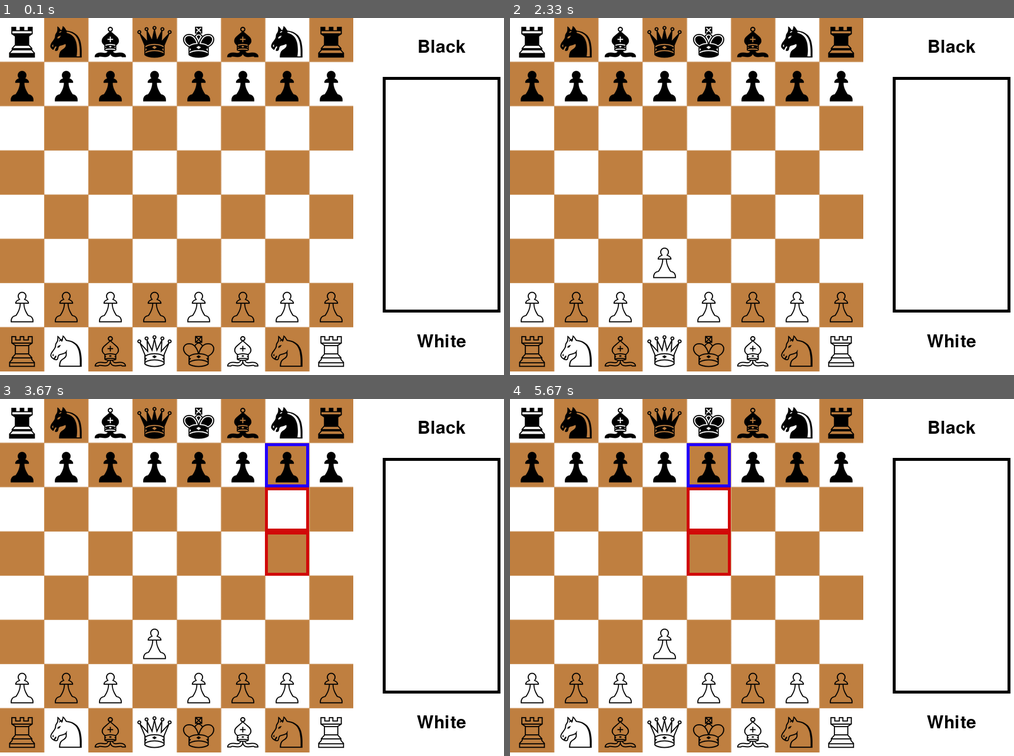
Above: before the commit, frames 1-4 (two rows, left to right).
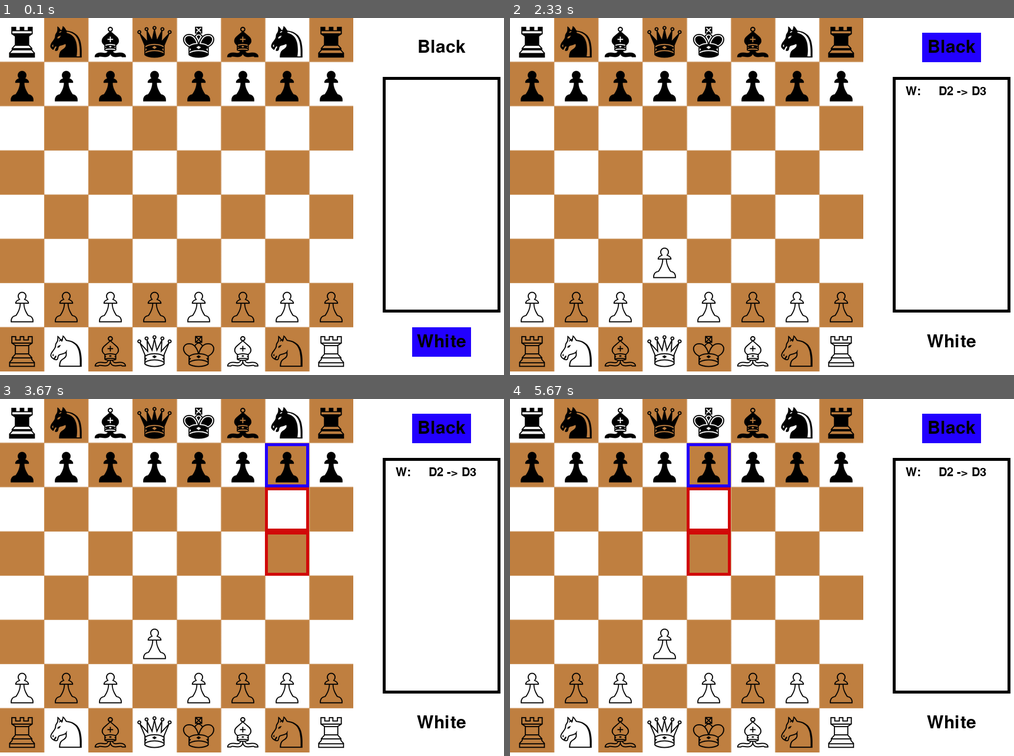
Above: after the commit, the same moments.

Repository: ConnerNovicki/Pygame_Chess
Game: pygame game, started from Game.py
The game is run twice, just before and just after one commit, with the same random seed, the same clock (stepped at 60 frames per second) and the same inputs.
Inputs (mouse positions are in pixels of both pictures, inside the frame that each line leads up to):
- Up to frame 1 (0.1 s): no input
- Up to frame 2 (2.33 s): press the mouse at (575, 171) at 0.37 s; move the mouse to (630, 235) at 0.47 s; release the mouse at (681, 300) at 0.6 s; click (847, 160) at 0.72 s; click (651, 292) at 1.62 s; click (656, 239) at 1.95 s
- Up to frame 3 (3.67 s): click (65, 456) at 2.62 s; click (267, 588) at 2.95 s; click (272, 452) at 3.28 s; click (302, 706) at 3.62 s
- Up to frame 4 (5.67 s): click (726, 473) at 3.95 s; click (847, 484) at 4.28 s; click (671, 538) at 4.62 s; click (696, 484) at 5.38 s

The runs differ from the first frame. In frame 1, 0.8% of the frame differs, in the area x 81-94%, y 86-95%; in frame 2, 1.0%, in the area x 78-95%, y 4-22%; in frame 3, 1.0%; in frame 4, 1.0%.

Commit message:
Right menu updated

Diff:
--- a/ChessBoard.py
+++ b/ChessBoard.py
@@ -33,6 +33,8 @@
         self.board[3][0] = Queen('w', (3, 0))
 
         self.curr_player = 'w'
+
+        self.played_moves = []
 
     def get_all_pieces(self):
         """Returns list of all pieces on board"""
@@ -126,7 +128,7 @@
         """Given king piece and one of the four king positions that can make a castle. Moves king to that position and
         moves corresponding rook as well"""
         # NEW_KING_POS = (2, 0), (6, 0), (2, 7), (6, 7)
-        corresponding_rook = {(2, 0): (1, 0), (6, 0): (7, 0), (2, 7): (1, 7), (6, 7): (7, 7)}
+        corresponding_rook = {(2, 0): (0, 0), (6, 0): (7, 0), (2, 7): (0, 7), (6, 7): (7, 7)}
         corresponding_rook_move = {(2, 0): (3, 0), (6, 0): (5, 0), (2, 7): (3, 7), (6, 7): (5, 7)}
         rook_pos = corresponding_rook[new_king_position]
         rook = self.board[rook_pos[0]][rook_pos[1]]
@@ -137,7 +139,7 @@
         """Given king piece and one of the four king positions that can make a castle. Moves king to that position and
         moves corresponding rook as well. DOES NOT change piece has_moved"""
         # NEW_KING_POS = (2, 0), (6, 0), (2, 7), (6, 7)
-        corresponding_rook = {(2, 0): (1, 0), (6, 0): (7, 0), (2, 7): (1, 7), (6, 7): (7, 7)}
+        corresponding_rook = {(2, 0): (0, 0), (6, 0): (7, 0), (2, 7): (0, 7), (6, 7): (7, 7)}
         corresponding_rook_move = {(2, 0): (3, 0), (6, 0): (5, 0), (2, 7): (3, 7), (6, 7): (5, 7)}
         rook_pos = corresponding_rook[new_king_position]
         rook = self.board[rook_pos[0]][rook_pos[1]]
--- a/Game.py
+++ b/Game.py
@@ -58,8 +58,19 @@
     def draw_side_menu(self):
         """Draws right side menu"""
         pygame.draw.rect(self.game_display, black, Rect((650, 100), (200, 400)), 5)
+
+        # Draw box around current player
+        if self.chess_board.curr_player == 'b':
+            pygame.draw.rect(self.game_display, blue, Rect((700, 25), (100, 50)))
+        else:
+            pygame.draw.rect(self.game_display, blue, Rect((700, 525), (100, 50)))
+
         self.message_display('Black', (750, 50), fontsize=30)
         self.message_display('White', (750, 550), fontsize=30)
+
+        # Display all moves played
+        for i, move in enumerate(self.get_all_played_moves()):
+            self.message_display(move, (740, 125 + (i * 30)), fontsize=20)
 
         # Display all black pieces taken
         for i, image in enumerate(self.black_pieces_taken_images):
@@ -133,11 +144,14 @@
                     # Check if selected space is king and in poss_castle_move
                     if self.curr_selected_piece.name == 'King' and selected_space in self.chess_board.get_castle_moves_for_curr_player():
                             # Castle that king
+                            self.add_move(self.curr_selected_piece.position, selected_space)
                             self.chess_board.castle_king(self.curr_selected_piece, selected_space)
 
                     else:
                         # Move selected piece to this spot
+                        self.add_move(self.curr_selected_piece.position, selected_space)
                         self.move_piece(self.curr_selected_piece, selected_space)
+
                         if self.curr_selected_piece.name == 'Pawn' and selected_space[1] == 0 or selected_space[1] == 7:
                             self.chess_board.board[selected_space[0]][selected_space[1]] = None
                             self.chess_board.board[selected_space[0]][selected_space[1]] = Queen(self.chess_board.curr_player, selected_space)
@@ -201,6 +215,9 @@
         """Returns possible moves corresponding to cuurently selected piece"""
         return self.all_poss_moves[self.curr_selected_piece.position]
 
+    def get_all_played_moves(self):
+        return self.chess_board.played_moves
+
     def move_piece(self, piece, new_position):
         """Moves piece to new position and updates pieces taken"""
         # NOTE: This just moves piece, does not check if move is valid
@@ -223,6 +240,17 @@
         self.curr_selected_piece = None
         self.curr_poss_moves = None
 
+    def add_move(self, pos_1, pos_2):
+        """Add move to list of played moves"""
+        name = self.chess_board.curr_player.upper() + ':     '
+        move = name + self.convert_coordinate_to_space_name(pos_1) + ' -> ' + self.convert_coordinate_to_space_name(pos_2)
+        self.chess_board.played_moves.append(move)
+
+    def convert_coordinate_to_space_name(self, coordinate):
+        """Returns converted name of position (ex: (1,3) -> 'B3')"""
+        conversions = {0 : 'A', 1: 'B', 2: 'C', 3: 'D', 4: 'E', 5: 'F', 6: 'G', 7: 'H'}
+        return str(conversions[coordinate[0]]) + str(coordinate[1] + 1)
+
     def piece_was_captured(self, piece):
         """Updates list of pieces taken to display on side menu"""
         if piece.color == 'w':
